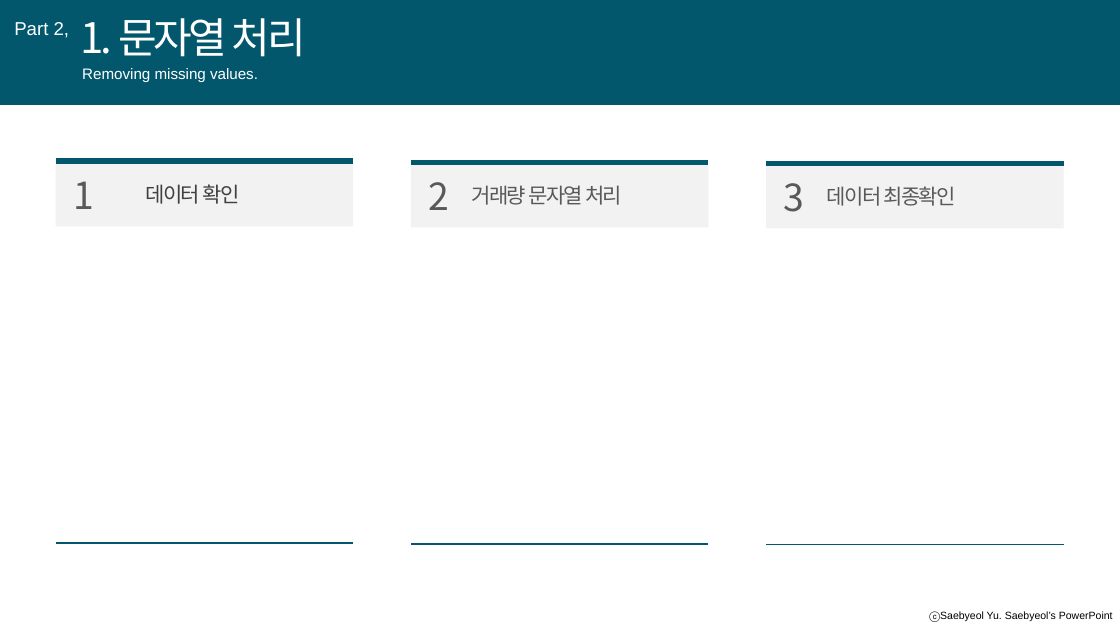
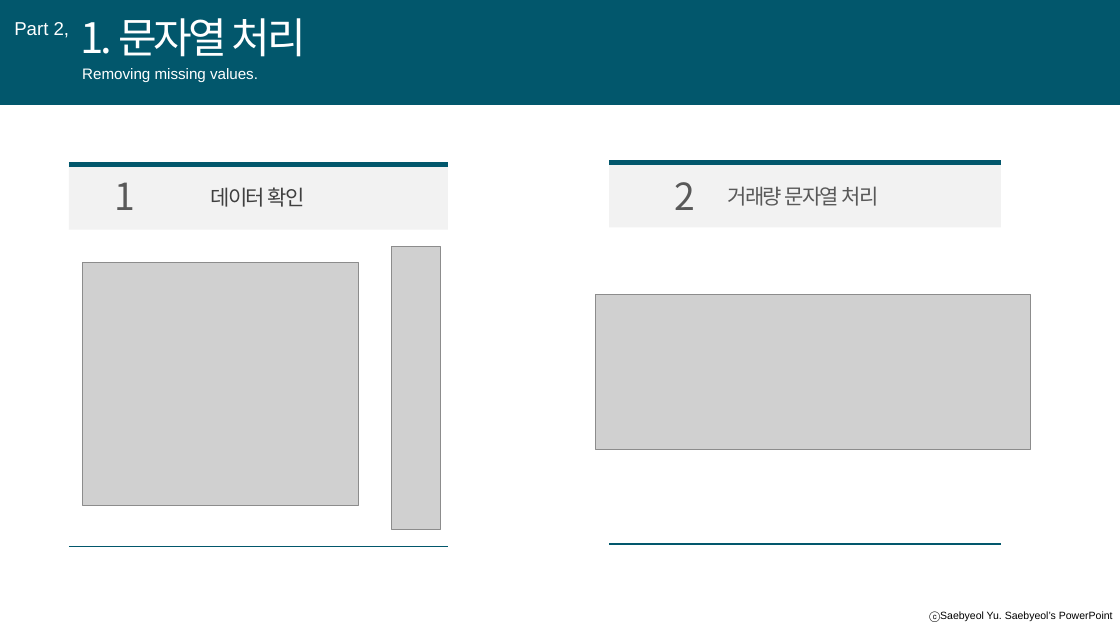
Before and after one commit to A-dongl/P3_kospi, a slide deck: slide 9 of 2차 발표자료.pptx (slide 8 before the commit). Drawn at 1120x630 pixels with LibreOffice and Linux fonts; fonts in the diff are those of the drawing; grey boxes stand for pictures. Boxes give left, top, right and bottom in pixels: in the first picture for what was removed or moved away, otherwise in the second. Text is boxed around its words. In the diff, an @@ line names an element or a change of style, - is before the commit and + after.

```diff
--- a/2차 발표자료.pptx
+++ b/2차 발표자료.pptx
@@ rectangle: place and size @@
-rectangle at [55, 160, 353, 227]
+rectangle at [69, 164, 448, 230]
@@ line moved from (55, 161) - (354, 161) to (69, 165) - (448, 165) @@
@@ text "1": place and size @@
-text "1" at [73, 181, 94, 209]
+text "1" at [114, 182, 135, 210]
@@ rectangle: place and size @@
-rectangle at [411, 161, 708, 228]
+rectangle at [609, 161, 1001, 228]
@@ line moved from (411, 162) - (708, 162) to (609, 162) - (1002, 162) @@
@@ text "2": place and size @@
-text "2" at [429, 182, 450, 210]
+text "2" at [675, 182, 696, 210]
@@ text "거래량 문자열 처리": place and size @@
-text "거래량 문자열 처리" at [472, 185, 622, 205]
+text "거래량 문자열 처리" at [728, 186, 878, 206]
@@ rectangle removed at [766, 162, 1064, 229] @@
@@ line removed from (766, 163) to (1064, 163) @@
@@ text "데이터 확인": place and size @@
-text "데이터 확인" at [146, 184, 239, 204]
+text "데이터 확인" at [211, 187, 304, 207]
@@ text removed at [784, 183, 805, 212] @@
-3
@@ text removed at [827, 186, 956, 206] @@
-데이터 최종확인
@@ picture added at [82, 262, 358, 505] @@
@@ picture added at [392, 247, 440, 530] @@
@@ picture added at [596, 295, 1031, 450] @@
@@ line moved from (55, 544) - (354, 544) to (69, 547) - (448, 547) @@
@@ line moved from (411, 544) - (708, 544) to (609, 544) - (1002, 544) @@
@@ line removed from (766, 544) to (1064, 544) @@
```
Also in this commit, not shown: 10 other slides changed, 10 slides added, 11 slides removed, 1 other file.
